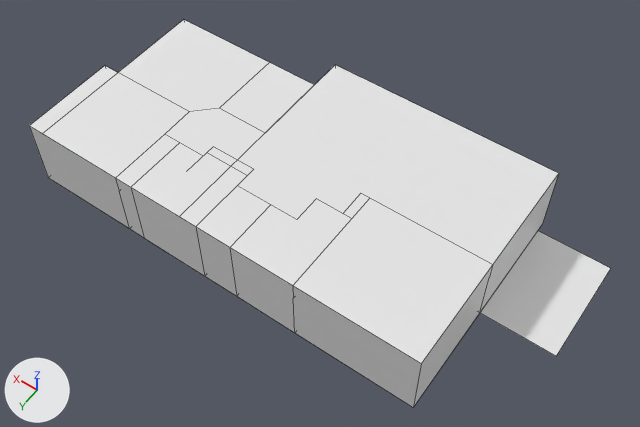
Renders of the Blender file Assets/Blender/Apartment.blend from each side of a commit.
Rendered twice from a camera (50 mm lens) standing at (-55.1, 90.3, 144.8) and looking at (8.2, 1.7, 5.6). Every picture has the same lights, and +X, +Y and +Z are marked at lower left. Mesh edges are drawn as thin lines.

The first picture shows 'Ceiling', 'Veranda', 'Walls'.
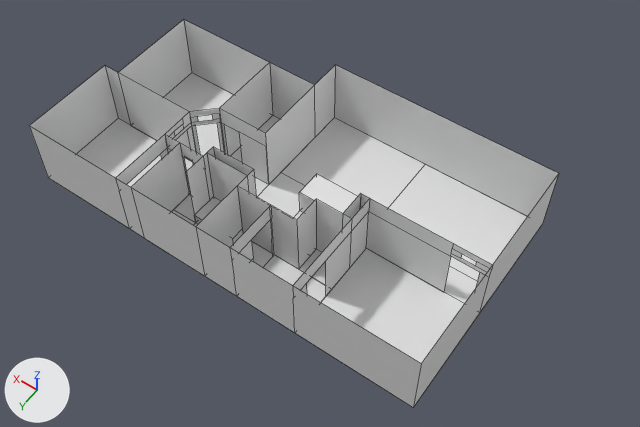
The change, as JSON lines over the scene's bpy script:
```json
{"block": "me_plane_008", "where": "# used by ob_walls; location = (-2.0, -24.0, 8.0); rotation_euler = (1.571, 1.571, 0.0), in degrees (90, 90, 0); scale = (8.0, 26.0, 1.0)"}
{"op": "remove", "block": "me_plane_008", "code": "me_plane_008.from_pydata(...)  # 130 vertices, 36 faces, 1 loose edge; spans x -1.0..1.0, y -1.0..2.5, z -48.0..2.0"}
{"op": "add", "block": "me_plane_008", "code": "me_plane_008.from_pydata(...)  # 183 vertices, 55 faces, 1 loose edge; spans x -1.0..1.0, y -1.0..2.5, z -48.0..2.0"}
{"block": "me_plane_008", "change": "me_plane_008 part 1"}
{"block": "me_plane_008", "change": "1 vertex is removed from x 1.0, y 1.0, z -22.3"}
{"block": "me_plane_008", "change": "9 faces are deleted"}
{"block": "me_plane_008", "change": "49 vertices are added at x -1.0..1.0, y -1.0..1.6, z -48.0..-22.3"}
{"block": "me_plane_008", "change": "5 new vertices lie (0.5, 0.0, 0.0) away from vertices in x -1.0, y 0.5..1.6, z -48.0..-22.3"}
{"block": "me_plane_008", "change": "28 new faces join them"}
{"op": "remove", "block": "ob_veranda", "code": ["ob_veranda = bpy.data.objects.new('Veranda', me_plane_004)", "ob_veranda.location = (-36.0, -12.0, 0.0)", "ob_veranda.scale = (8.0, 12.0, 1.0)"]}
{"op": "add", "block": "ob_ceiling", "code": "ob_ceiling.hide_set(True)"}
```

What differs and where, as boxes (x1, y1, x2, y2) in the pictures (640 x 427 px):
```json
{"object": "Ceiling", "change": "hidden", "before": [29, 20, 559, 364]}
{"object": "Walls", "change": "reshaped", "before": [29, 126, 558, 407], "after": [29, 20, 559, 407]}
{"object": "Veranda", "change": "deleted", "before": [480, 231, 611, 356]}
{"part": 1, "of": "me_plane_008", "change": "built on", "after": [165, 109, 492, 292]}
{"object": "Hardwood Floor", "change": "unchanged, uncovered by the edit", "after": [172, 116, 527, 304]}
{"object": "MBR", "change": "unchanged, uncovered by the edit", "after": [321, 248, 464, 364]}
{"object": "BR2", "change": "unchanged, uncovered by the edit", "after": [76, 73, 233, 187]}
{"object": "Counter", "change": "unchanged, uncovered by the edit", "after": [299, 174, 358, 214]}
```
